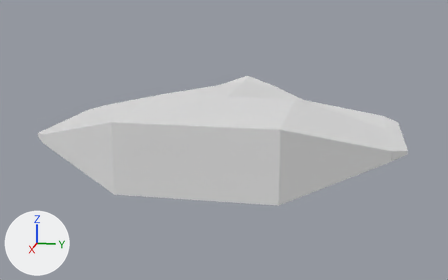
The Blender file game/models/ship_3.blend, before and after one commit.
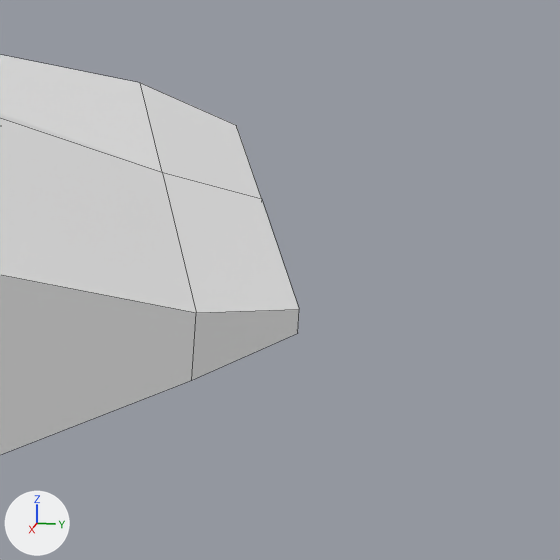
The first picture shows the older version from a 50 mm camera at (7.78, 1.71, 1.9) aimed at (-1.93, -0.23, -0.53). The close-ups show both versions on the part from 81% to 100% of the width and 37% to 68% of the height of that picture; other places that the commit changed are outside them. The axes (+X, +Y, +Z) are drawn at lower left. The lights are the same throughout. The close-ups show mesh edges as thin lines.

In view in the first close-up: 'body'.
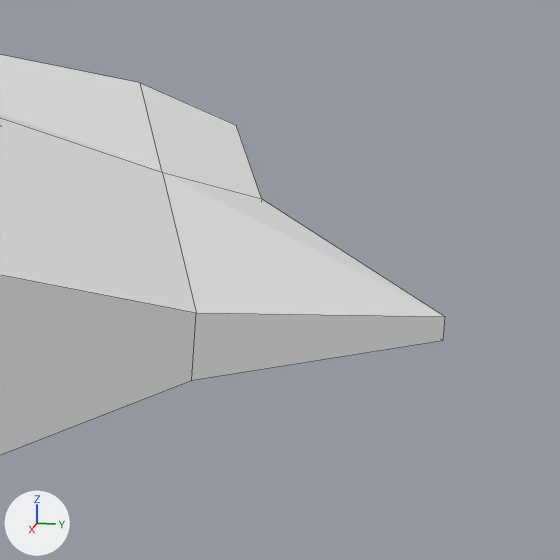
Where the change shows, as pixel boxes (x1, y1, x2, y2) in the close-ups (560 x 560 px; the box of a moved part takes in the faces that stretch with it):
'body', reshaped: before (0, 55, 299, 455); after (0, 55, 445, 455)
part 1 of me_cube_001, moved or reshaped: before (162, 172, 299, 380); after (162, 172, 445, 380)

Patch to the scene script:
```diff
--- a/game/models/ship_3.blend.py
+++ b/game/models/ship_3.blend.py
@@ me_cube_001 @@
 me_cube_001.from_pydata(...)  # 60 vertices, 58 faces; spans x -5.17..1.0, y -2.49..2.49, z -0.56..0.41
 # used by ob_body; location = (0.0, 0.0, 0.0)
-me_cube_001.vertices[36].co = (0.01, 2.49, -0.12)  # pixel (297, 333)
-me_cube_001.vertices[37].co = (0.01, 2.49, -0.07)  # pixel (299, 309)
+# me_cube_001 part 1
+me_cube_001.vertices[36].co = (0.01, 2.75, -0.12)  # pixel (443, 340)
+me_cube_001.vertices[37].co = (0.01, 2.75, -0.07)  # pixel (445, 316)
```
